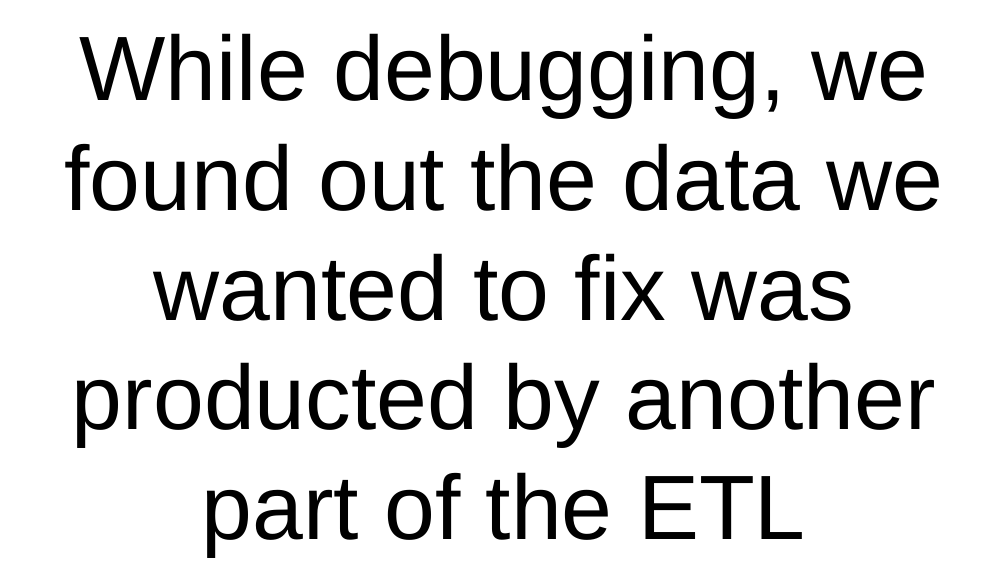
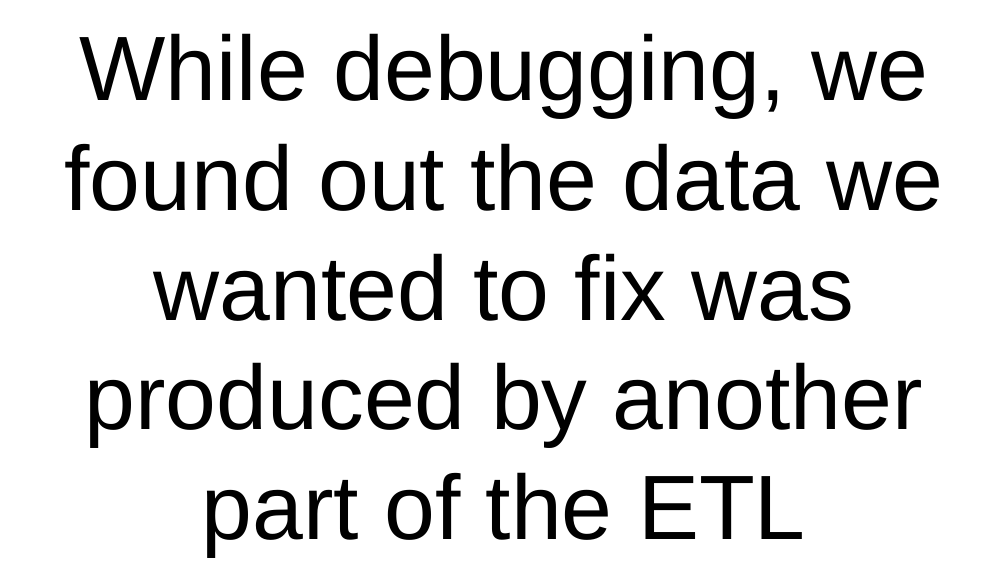
Before and after one commit to tebeka/talks, a slide deck: slide 10 of data-management/data-management.odp. Drawn at 1008x567 pixels with LibreOffice and Linux fonts; fonts in the diff are those of the drawing. Boxes give left, top, right and bottom in pixels: in the first picture for what was removed or moved away, otherwise in the second. Text is boxed around its words. In the diff, an @@ line names an element or a change of style, - is before the commit and + after.

```diff
--- a/data-management/data-management.odp
+++ b/data-management/data-management.odp
@@ title at box(64, 33, 943, 556): text changed @@
-While debugging, we found out the data we wanted to fix was producted by another part of the ETL
+While debugging, we found out the data we wanted to fix was produced by another part of the ETL
```
Also in this commit, not shown: 8 other slides changed, 1 slide added.
